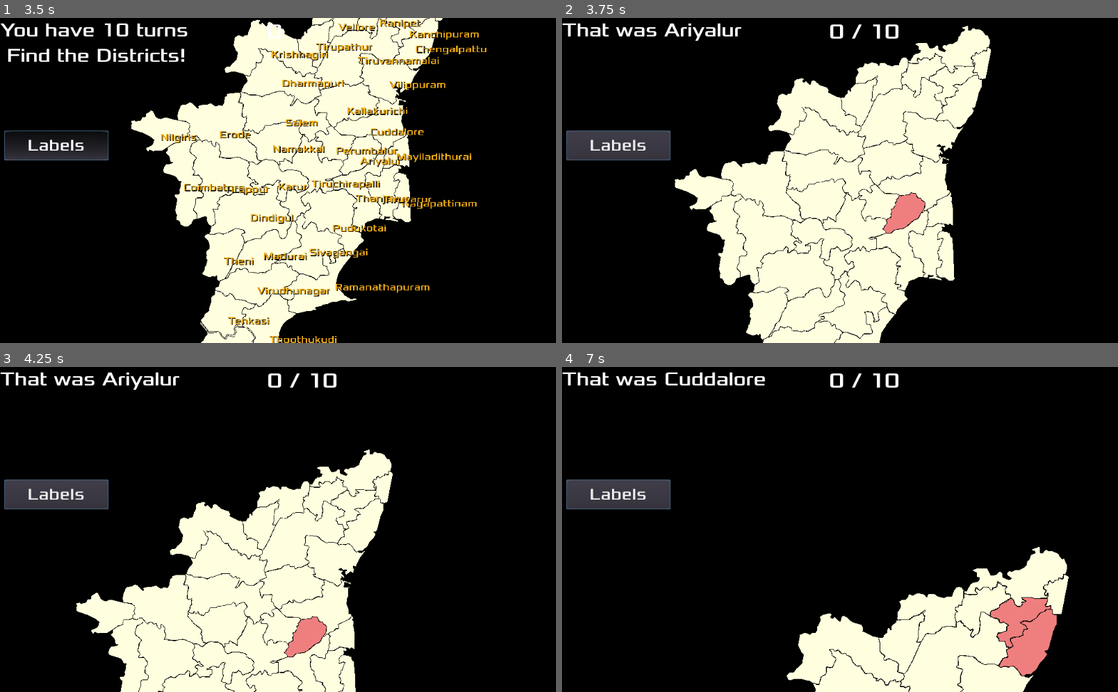
Above: before the commit, frames 1-4 (two rows, left to right).
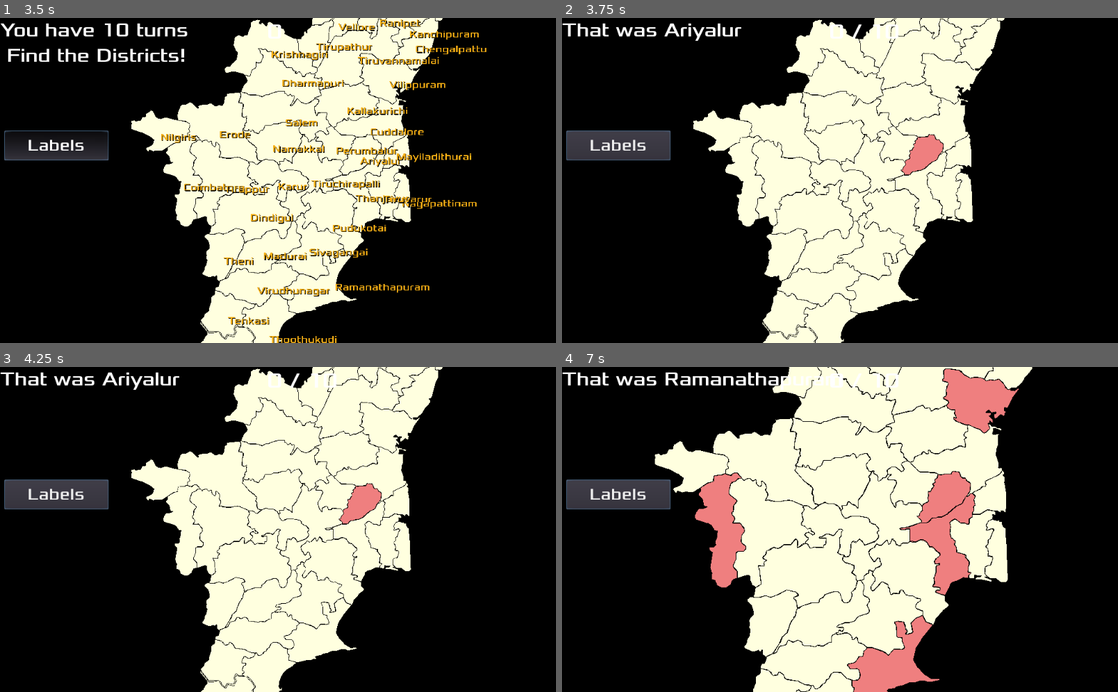
Above: after the commit, the same moments.

Repository: sharun-s/godot-tn
Game: Godot game, scene res://Node2D.tscn
Two runs of this game, one before a commit and one after it. Both use one fixed random seed, a clock stepped at 60 frames per second and the inputs below.
Inputs (mouse positions are in pixels of both pictures, inside the frame that each line leads up to):
- Up to frame 1 (3.5 s): click "Test" at 0.5 s; click "Labels" at 1.25 s; click "Labels" at 2 s; click "Labels" at 2.75 s
- Up to frame 2 (3.75 s): tap Enter at 3.5 s; drag from (923, 154) to (979, 44) at 3.52 s
- Up to frame 3 (4.25 s): no input
- Up to frame 4 (7 s): tap Space at 4.25, 5.75 s; drag from (923, 526) to (867, 636) at 4.27 s; tap Enter at 5, 6.5 s; move the mouse to (1001, 393) at 5.02 s; hold Mouse wheel up (zoom_in) 5.03-5.75 s; click (1001, 393) at 5.17 s; drag from (717, 581) to (1012, 406) at 5.77 s; drag from (856, 685) to (745, 623) at 6.52 s

Frame 1 is identical in both runs. In frame 2, 18% of the frame differs, in the area x 20-80%, y 0-100%; in frame 3, 26%; in frame 4, 49%, in the area x 16-92%, y 0-100%.

Commit message:
Disabling touch event handling

Diff:
--- a/Camera2D.gd
+++ b/Camera2D.gd
@@ -15,6 +15,12 @@
 	screen_size = get_viewport_rect().size
 
 func _unhandled_input(event):
+#	if event is InputEventScreenTouch:
+#		if event.pressed:
+#			events[event.index]=event
+#		else:
+#			events.erase(event.index)
+
 	if event.is_action_pressed("zoom_in"):
 		zoom_level = clamp(zoom_level - zoom_factor, min_zoom, max_zoom)
 		zoom = Vector2(zoom_level, zoom_level)
@@ -31,9 +37,18 @@
 #		# Easing out means we start fast and slow down as we reach the target value.
 #		tween.EASE_OUT)
 #		tween.start()
-	if event is InputEventScreenDrag:
-		events[event.index]=event
-		if events.size() == 1:
-			position+=event.relative.rotated(rotation) * zoom.x
-			position.x=clamp(position.x, 0, screen_size.x)
-			position.y=clamp(position.y, -200, screen_size.y+200)
+#	if event is InputEventScreenDrag:
+#		events[event.index]=event
+#		#if events.size() == 1:
+#		#	position+=event.relative.rotated(rotation) * zoom.x
+#		#	position.x=clamp(position.x, 0, screen_size.x)
+#		#	position.y=clamp(position.y, -200, screen_size.y+200)
+#		if events.size() == 2:
+#			var ekeys=events.keys()
+#			var drag_distance=events[ekeys[1]].position.distance_to(events[ekeys[0]].position)
+#			print(drag_distance)
+#			if abs(drag_distance - last_drag_distance) > 10: #sensitivity
+#				var new_zoom=(1+zoom_factor) if drag_distance < last_drag_distance else (1-zoom_factor)
+#				zoom_level = clamp(new_zoom, min_zoom, max_zoom)
+#				zoom = Vector2(zoom_level, zoom_level)
+#				last_drag_distance=drag_distance
